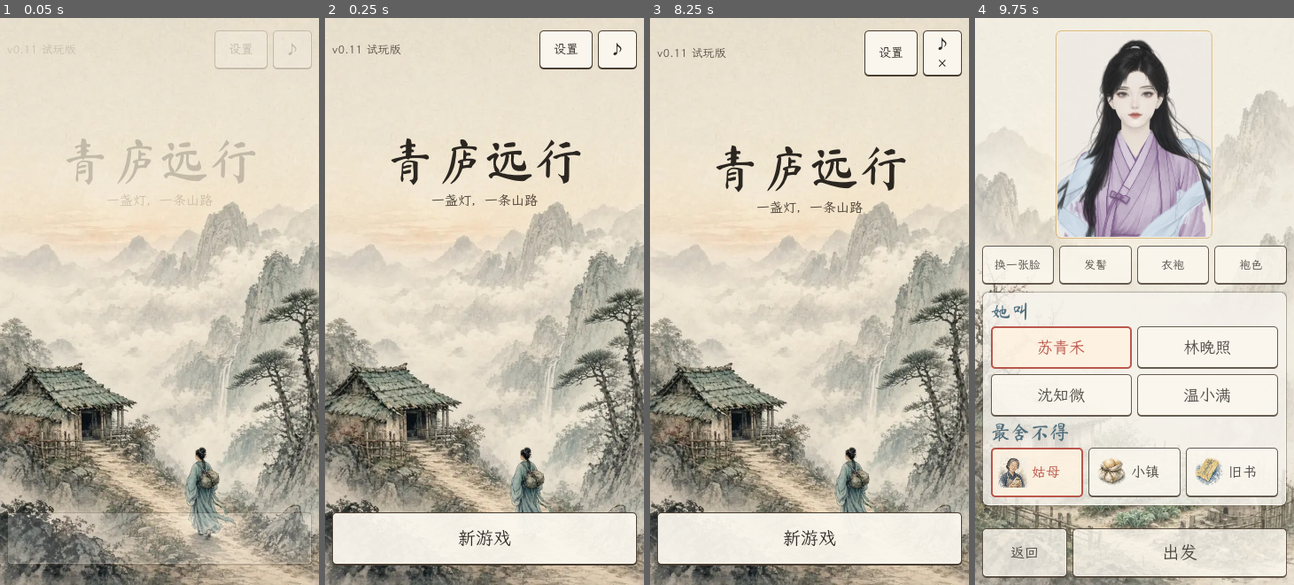
Above: before the commit, frames 1-4 (left to right).
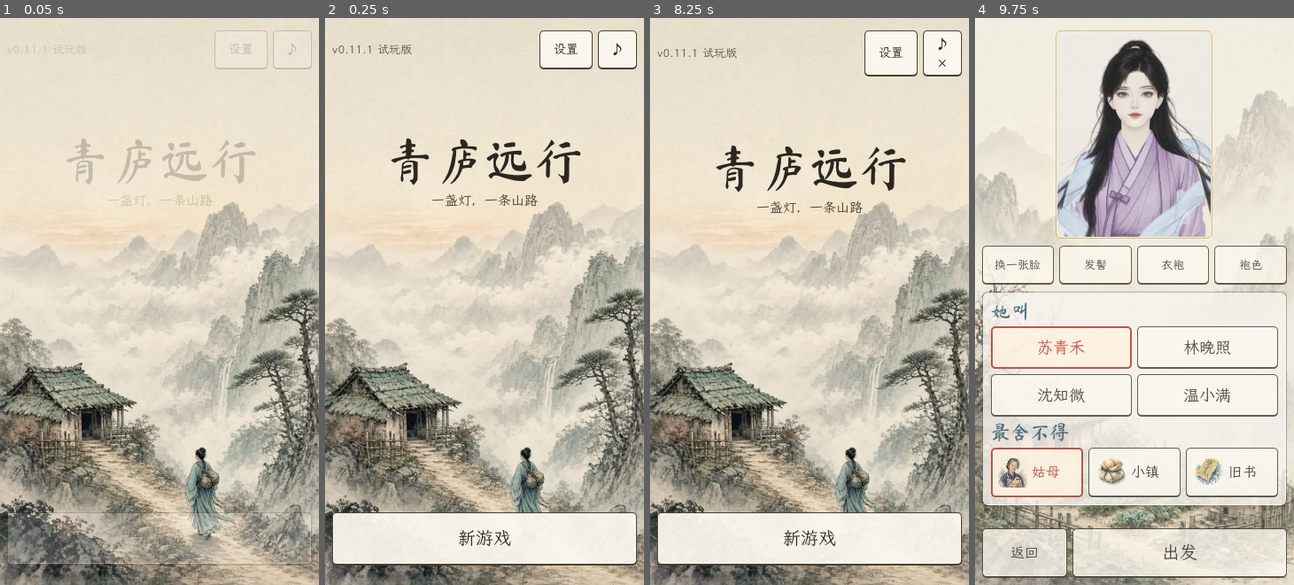
Above: after the commit, the same moments.

Repository: loo0p/qinglu-yuanxing
Game: Godot game, scene res://scenes/Main.tscn
Two runs of this game, one before a commit and one after it. Both use one fixed random seed, a clock stepped at 60 frames per second and the inputs below.
Inputs:
- Up to frame 1 (0.05 s): no input
- Up to frame 2 (0.25 s): no input
- Up to frame 3 (8.25 s): click "设置" at 0.5 s; click "慢" at 1.25 s; click "● 慢" at 2 s; click "中" at 2.75 s; click "● 中" at 3.5 s; click "快" at 4.25 s; click "● 快" at 5 s; click "立即" at 5.75 s; click "● 立即" at 6.5 s; click "回去" at 7.25 s; click "♪" at 8 s
- Up to frame 4 (9.75 s): click "♪×" at 8.75 s; click "新游戏" at 9.5 s

The runs differ from the first frame. In frame 1, less than 0.1% of the frame differs, in the area x 12-28%, y 4-7%; in frame 2, 0.1%; in frame 3, 0.1%, in the area x 12-28%, y 5-8%; in frame 4, nothing differs.

Commit message:
v0.11.1 游历页“这一带的人”改成画像卡（画像+名字+关系/门派·在做什么，点卡看人，上前）；地点抽屉熟人小头像；相逢/偶遇不写男修女修、生面孔直接给名字；人物卡从游历页打开可回游历页；tests pass; save v2 unchanged

Diff:
--- a/scripts/main.gd
+++ b/scripts/main.gd
@@ -6,7 +6,7 @@
 const GS = preload("res://scripts/game_state.gd")
 const TV = preload("res://scripts/travel.gd")
 const Store = preload("res://scripts/save_store.gd")
-const VERSION = "v0.11 试玩版"
+const VERSION = "v0.11.1 试玩版"
 const PBox = preload("res://scripts/portrait_box.gd")
 const PLib = preload("res://addons/portrait5/portrait5_lib.gd")
 
@@ -2107,10 +2107,12 @@
 	if ka.is_empty():
 		_wl("听说那边人来人往，认得的人倒没听说在。", 13, C_DIM, v)
 	else:
-		var ws := []
+		_wl("熟人在那边%s" % ("（%d 位）" % ka.size() if ka.size() > 4 else "："), 14, C_ACCENT, v)
+		var ar = HBoxContainer.new()
+		ar.add_theme_constant_override("separation", 6)
+		v.add_child(ar)
 		for c in ka.slice(0, 4):
-			ws.append(String(c["name"]))
-		_wl("熟人在那边：%s%s" % ["、".join(ws), "等" if ka.size() > 4 else ""], 14, C_ACCENT, v)
+			_mini_face(c, 60.0, ar)
 	var pr = row(v, 6)
 	IC("ico_ration", 28, pr)
 	var rl = L("干粮 %d/12%s" % [int(g.s["ration"]), "（来回就要 %d）" % (d * 2) if int(g.s["ration"]) < d * 2 + 1 else ""], 14, C_WARN if int(g.s["ration"]) < d * 2 + 1 else C_TEXT, pr)
@@ -2195,30 +2197,31 @@
 	L("这一带的人" + ("" if can else "（今天已上前搭过话）"), 14, C_INK, pc)
 	var here: Array = TV.present_at(W, p)
 	var show := []
-	var strangers := 0
 	for c in here:
-		if W.known(c):
-			if show.size() < 3:
-				show.append(c)
-		elif strangers < 2:
+		if W.known(c) and show.size() < 3:
 			show.append(c)
-			strangers += 1
+	for c in here:
+		if not W.known(c) and show.size() < 5:
+			show.append(c)
 	if show.is_empty():
 		L("今天没碰见什么人。", 13, C_DIM, pc)
 	var spn := String(spots[clampi(int(rm.get("si", 0)), 0, spots.size() - 1)][0])
-	for c in show:
-		var cid = int(c["id"])
-		var rr = row(pc, 6)
-		var known: bool = W.known(c)
-		var ln = L(String(c["name"]) if known else TV._who(W, c), 14, C_TEXT if known else C_DIM, rr)
-		ln.size_flags_horizontal = Control.SIZE_EXPAND_FILL
-		ln.vertical_alignment = VERTICAL_ALIGNMENT_CENTER
-		ln.clip_text = true
-		if known:
-			var kb = B("看看", func(): person_id = cid; person_tab = "life"; modal = {"kind": "person"}, true, rr, 40)
-			kb.add_theme_font_size_override("font_size", 13)
-		var ab = B("上前", func(): _approach(cid, p, spn), can, rr, 40)
-		ab.add_theme_font_size_override("font_size", 13)
+	# v0.11.1：画像卡（点卡 = 看看；下面“上前”）。生面孔也是 TA 自己的画像和名字，日后认得了还是这张脸
+	if not show.is_empty():
+		var vw: float = get_viewport_rect().size.x
+		var cw: float = floorf(clampf((vw - 44.0) / 3.4, 92.0, 116.0))
+		if get_viewport_rect().size.y < 700:
+			cw = 80.0   # 矮屏：卡小一点，上前按钮不被底栏压住
+		var sc2 = ScrollContainer.new()
+		sc2.vertical_scroll_mode = ScrollContainer.SCROLL_MODE_DISABLED
+		sc2.horizontal_scroll_mode = ScrollContainer.SCROLL_MODE_SHOW_NEVER if show.size() * (cw + 6) > vw - 40 else ScrollContainer.SCROLL_MODE_DISABLED
+		sc2.custom_minimum_size = Vector2(0, cw * 1.08 + 36 + 44 + 6)
+		pc.add_child(sc2)
+		var hb2 = HBoxContainer.new()
+		hb2.add_theme_constant_override("separation", 6)
+		sc2.add_child(hb2)
+		for c in show:
+			_roam_card(W, c, cw, can, p, spn, hb2)
 	var lg: Array = rm.get("log", [])
 	if not lg.is_empty():
 		var lc = card()
@@ -2239,6 +2242,64 @@
 		var rb = B("走姑母的路书：%s" % g.routes[String(pl["route"])]["name"], func(): g.roam_route(), true, xr, 40)
 		rb.size_flags_horizontal = Control.SIZE_EXPAND_FILL
 		rb.add_theme_font_size_override("font_size", 13)
+
+## 小头像（点开看这个人）：地点抽屉里“熟人在那边”
+func _mini_face(c: Dictionary, cw: float, parent: Node) -> void:
+	var cid := int(c["id"])
+	var cell = Button.new()
+	cell.custom_minimum_size = Vector2(cw, cw * 1.08 + 20)
+	cell.pressed.connect(func(): _press(func(): sheet = ""; person_id = cid; person_tab = "life"; modal = {"kind": "person"}))
+	parent.add_child(cell)
+	var v = VBoxContainer.new()
+	v.set_anchors_preset(Control.PRESET_FULL_RECT)
+	v.offset_left = 2; v.offset_top = 2; v.offset_right = -2; v.offset_bottom = -1
+	v.add_theme_constant_override("separation", 0)
+	v.mouse_filter = Control.MOUSE_FILTER_IGNORE
+	cell.add_child(v)
+	var pb = PBox.new()
+	pb.custom_minimum_size = Vector2(cw - 4, cw * 1.08 - 4)
+	v.add_child(pb)
+	pb.setup(npc_spec(c), PBox.FACE, 0.0)
+	var nl = L(String(c["name"]), 11, C_TEXT, v)
+	nl.horizontal_alignment = HORIZONTAL_ALIGNMENT_CENTER
+	nl.autowrap_mode = TextServer.AUTOWRAP_OFF
+	nl.clip_text = true
+
+const DOING := {"求财": "买卖", "交游": "说笑", "探秘": "寻宝", "扬名": "比试", "压人": "比试", "破境": "闭关", "复仇": "寻人", "寻仇": "寻人", "疗伤": "养伤", "求偶": "出神", "护人": "等人", "报恩": "寻人", "赎过": "赶路", "叛门": "匆匆"}
+
+func _roam_card(W, c: Dictionary, cw: float, can: bool, p: String, spn: String, parent: Node) -> void:
+	var cid := int(c["id"])
+	var known: bool = W.known(c)
+	var col = VBoxContainer.new()
+	col.add_theme_constant_override("separation", 4)
+	parent.add_child(col)
+	var cell = Button.new()
+	cell.custom_minimum_size = Vector2(cw, cw * 1.08 + 36)
+	cell.pressed.connect(func(): _press(func(): person_id = cid; person_tab = "life"; modal = {"kind": "person"}))
+	col.add_child(cell)
+	var v = VBoxContainer.new()
+	v.set_anchors_preset(Control.PRESET_FULL_RECT)
+	v.offset_left = 3; v.offset_top = 3; v.offset_right = -3; v.offset_bottom = -2
+	v.add_theme_constant_override("separation", 0)
+	v.mouse_filter = Control.MOUSE_FILTER_IGNORE
+	cell.add_child(v)
+	var pb = PBox.new()
+	pb.custom_minimum_size = Vector2(cw - 6, cw * 1.08 - 6)
+	v.add_child(pb)
+	pb.setup(npc_spec(c), PBox.FACE, 0.0)
+	var nl = L(String(c["name"]), 14, C_TEXT if known else C_INK, v)
+	nl.horizontal_alignment = HORIZONTAL_ALIGNMENT_CENTER
+	nl.autowrap_mode = TextServer.AUTOWRAP_OFF
+	nl.clip_text = true
+	var k := String(c.get("dr", {}).get("k", "交游"))
+	var rw: String = W.rel_word(c) if known else String(c["sect"])
+	var hc = C_WARN if rw in ["仇", "有隙"] else C_DIM
+	var hl = L("%s·%s" % [rw, DOING.get(k, "闲逛")], 11, hc, v)
+	hl.horizontal_alignment = HORIZONTAL_ALIGNMENT_CENTER
+	hl.autowrap_mode = TextServer.AUTOWRAP_OFF
+	hl.clip_text = true
+	var ab = B("上前", func(): _approach(cid, p, spn), can, col, 44)
+	ab.add_theme_font_size_override("font_size", 14)
 
 func _roam_spot(i: int) -> void:
 	var r: Dictionary = g.roam_spot(i)
@@ -2871,7 +2932,11 @@
 				L("%s对她还没什么印象。" % ("她" if c["sex"] == "女" else "他"), 13, C_DIM, cc)
 			for m in ms:
 				L("第%d日  %s" % [int(m[0]), m[2]], 14, C_WARN if int(m[3]) < 0 else C_TEXT, cc)
-	B("回江湖", func(): modal = {}; tab = "jianghu"; life_all = false, true, footer, 46)
+	if String(g.s.get("loc", "")) == "roam" and tab != "jianghu":
+		# v0.11.1：从游历页的画像卡点开的，看完回游历页
+		B("回%s" % String(g.s["roam"].get("pl", "")), func(): modal = {}; life_all = false, true, footer, 46)
+	else:
+		B("回江湖", func(): modal = {}; tab = "jianghu"; life_all = false, true, footer, 46)
 
 ## 生平时间线：按历法分月（第 1 日是正月初一，30 日一月；节令也按这个历），近的月份在上、月内按日先后；每条右侧是提到的人的小头像（点开看此人）
 func _life_timeline(c: Dictionary, cc: VBoxContainer) -> void:
--- a/scripts/travel.gd
+++ b/scripts/travel.gd
@@ -28,7 +28,7 @@
 		"spots": [["芦荡", "芦花齐腰，风一过便是一片白浪", "herb"], ["渔村", "渔人晒着网，说起泽里的怪事", "news"], ["水下洞", "要憋一口长气才潜得下去", "ls"]]},
 	"玄霜谷": {"d": 3, "xy": [0.18, 0.33], "bg": "bg_hantan", "hint": "西北有座终年落雪的山谷，谷里的人说话也冷。",
 		"spots": [["冰瀑", "整面瀑布冻成了一块玉", "wu"], ["谷口", "守谷的弟子呵着白气", "news"], ["霜林", "树上挂着冰凌，一碰叮当作响", "herb"]]},
-	"落霞宫": {"d": 3, "xy": [0.40, 0.26], "bg": "bg_chasi", "hint": "落霞宫建在晚霞里，宫中女修多半善琴。",
+	"落霞宫": {"d": 3, "xy": [0.40, 0.26], "bg": "bg_chasi", "hint": "落霞宫建在晚霞里，宫中弟子多半善琴。",
 		"spots": [["霞亭", "黄昏时整座亭子都是红的", "wu"], ["琴台", "琴声从台上传下来，听的人都不说话", "wu"], ["宫外集", "卖胭脂的、卖琴弦的挤在一处", "ls"]]},
 	"万剑门": {"d": 3, "xy": [0.62, 0.21], "bg": "bg_leitai", "hint": "万剑门的山像一柄倒插的剑，门下弟子个个好斗。",
 		"spots": [["试剑台", "台上台下都是剑痕", "wu"], ["剑冢", "插满了主人已不在的剑", "ls"], ["山门", "来挑战的人在门外排着", "news"]]},
@@ -395,7 +395,8 @@
 static func _who(W, n: Dictionary) -> String:
 	if W.known(n):
 		return String(n["name"])
-	return ("一个散修" if n["sect"] == "散修" else "一个%s的%s" % [n["sect"], "女修" if n["sex"] == "女" else "男修"])
+	# v0.11.1：不写“男修/女修”，生面孔也直接给名字（画像也是这个人的）
+	return ("散修%s" if n["sect"] == "散修" else String(n["sect"]) + "的%s") % String(n["name"])
 
 static func present(W, tid: String, roles: Dictionary, ctx: Dictionary) -> Dictionary:
 	var n: Dictionary = W.C(roles["B"])
@@ -420,7 +421,7 @@
 			elif W.known(n) and W.opinion(n, W.P()) > 5:
 				opts.append(_o("join", "结伴走走"))
 			opts.append(_o("bye", "点个头走开"))
-			return {"speaker": int(n["id"]), "anon": not W.known(n), "text": text, "opts": opts}
+			return {"speaker": int(n["id"]), "text": text, "opts": opts}
 	return {"speaker": 0, "text": "", "opts": [_o("ok", "知道了")]}
 
 static func resolve(W, tid: String, roles: Dictionary, ctx: Dictionary, oid: String) -> String:
--- a/scripts/world.gd
+++ b/scripts/world.gd
@@ -1345,8 +1345,8 @@
 	match tid:
 		"偶遇":
 			var where := pv("偶遇地", ["山道上", "溪边石桥上", "坊市口", "雨后的竹林里", "去寒潭的小路上", "茶棚檐下", "镇口的老槐树下", "渡口的石阶上", "古松底下", "落了薄雪的石阶上", "坊市的书摊前"])
-			var who: String = ("一个散修" if n["sect"] == "散修" else "一个%s的%s" % [n["sect"], "女修" if n["sex"] == "女" else "男修"])
-			return {"speaker": int(n["id"]), "anon": true, "text": pv("偶遇式", ["{w}，她遇见{who}，{r}。{h}。", "{w}，迎面来了{who}，看气息是{r}。{h}。", "{w}，有人同她打了个照面：{who}，{r}。{h}。", "她在{w}歇脚，来了{who}，{r}。{h}。"]).format({"w": where, "who": who, "r": realm(n), "h": _hint(n)}),
+			var who: String = TV._who(self, n)
+			return {"speaker": int(n["id"]), "text": pv("偶遇式", ["{w}，她遇见{who}，{r}。{h}。", "{w}，迎面来了{who}，看气息是{r}。{h}。", "{w}，有人同她打了个照面：{who}，{r}。{h}。", "她在{w}歇脚，来了{who}，{r}。{h}。"]).format({"w": where, "who": who, "r": realm(n), "h": _hint(n)}),
 				"opts": [_o("go", "结伴走一程"), _o("bye", "拱手别过")]}
 		"求助":
 			var where2 := pv("求助地", ["寒潭边", "青庐柴门外", "后山的山涧里", "坊市后巷", "去镇上的半路"]) if String(w.get("here", "青庐")) == "青庐" else pv("求助路", ["%s的山涧里", "%s路边的草窠里", "%s的一块大石后头", "去%s的半路上"]) % String(w["here"])
--- a/tests/travel_test.gd
+++ b/tests/travel_test.gd
@@ -31,7 +31,7 @@
 		return ""
 	var tid := String(ev["tid"])
 	var t0 := String(ev["text"])
-	if _bad(t0) or t0.length() > 170:
+	if _bad(t0) or t0.length() > 170 or (tid in ["相逢", "偶遇"] and (t0.contains("男修") or t0.contains("女修"))):
 		bad_txt.append("%s：%s" % [tid, t0])
 	var opts: Array = ev["opts"]
 	var o: Array = opts[k % opts.size()]
@@ -211,7 +211,7 @@
 				other += 1
 	ok(other >= 20, "游历时全局的事照样发生（地点×事件 %d 种）" % other)
 	ok(int(stat.get("引路", 0)) >= 3, "熟人引路出现过（%d 次）" % int(stat.get("引路", 0)))
-	ok(bad_txt.is_empty(), "游历中的事：无空文字/占位符、正文 ≤170 字（%s）" % ("; ".join(bad_txt.slice(0, 3))))
+	ok(bad_txt.is_empty(), "游历中的事：无空文字/占位符、正文 ≤170 字、相逢/偶遇不写男修女修（%s）" % ("; ".join(bad_txt.slice(0, 3))))
 	# ② 人在各地走动
 	var x = W.new()
 	x.create(77, "苏青禾")
--- a/tests/ui_smoke.gd
+++ b/tests/ui_smoke.gd
@@ -18,6 +18,25 @@
 			out.append(c)
 		buttons(c, out)
 	return out
+
+func _count_faces(n: Node) -> int:
+	var k := 0
+	if n.get_script() == preload("res://scripts/portrait_box.gd") and n.is_visible_in_tree():
+		k += 1
+	for ch in n.get_children():
+		k += _count_faces(ch)
+	return k
+
+func _has_text(n: Node, words: Array) -> bool:
+	if n is Label or n is Button:
+		for wd in words:
+			if String(n.text).find(wd) >= 0:
+				log_lines.append("有男修/女修字样：" + n.text)
+				return true
+	for ch in n.get_children():
+		if _has_text(ch, words):
+			return true
+	return false
 
 func _find(prefix: String):
 	for b in buttons(main, []):
@@ -108,6 +127,23 @@
 	if gw0:
 		gw0.w["appr"] = -1
 		main.refresh()
+	# v0.11.1：这一带的人是画像卡（名字 + 画像），不写“男修/女修”
+	var ppl_here: int = main.TV.present_at(gw0, "坊市").size() if gw0 else 0
+	var faces := _count_faces(main)
+	var gender_txt := _has_text(main, ["男修", "女修"])
+	var cards_ok := (ppl_here == 0 or faces >= mini(ppl_here, 1)) and not gender_txt
+	log_lines.append("游历页画像卡（在场 %d 人，画像 %d 张，无男修/女修字样）：%s" % [ppl_here, faces, "PASS" if cards_ok else "FAIL"])
+	rm_ok = rm_ok and cards_ok
+	# 点画像卡 = 看看这个人，看完回游历页
+	if ppl_here > 0:
+		var look_ok := false
+		for b in buttons(main.body, []):
+			if b.text == "" and _count_faces(b) > 0:
+				b.pressed.emit()
+				look_ok = main.modal.get("kind", "") == "person" and click("回坊市") and main.g.s["loc"] == "roam" and main.modal.is_empty()
+				break
+		log_lines.append("点画像卡看人、再回游历页：" + ("PASS" if look_ok else "FAIL"))
+		rm_ok = rm_ok and look_ok
 	rm_ok = rm_ok and click("上前")
 	drain_story()
 	rm_ok = rm_ok and gw0 != null and int(gw0.w["fired"].get("相逢", 0)) > meet0
@@ -119,7 +155,8 @@
 	ok = ok and rm_ok
 	var jh := true
 	var gw = main.g.world
-	# 江湖页与人物卡能打开
+	# 江湖页与人物卡能打开（回家时可能正好弹出一件事，先读完）
+	drain_story()
 	main.tab = "jianghu"
 	main.modal = {}
 	main.refresh()
Binary file changed: fonts/WenKai-sub.ttf
Not shown, changed: fonts/glyphs.txt
Not shown, changed: tests/agency_results.txt
Not shown, changed: tests/ui_smoke_results.txt
Not shown, changed: STATUS.md
